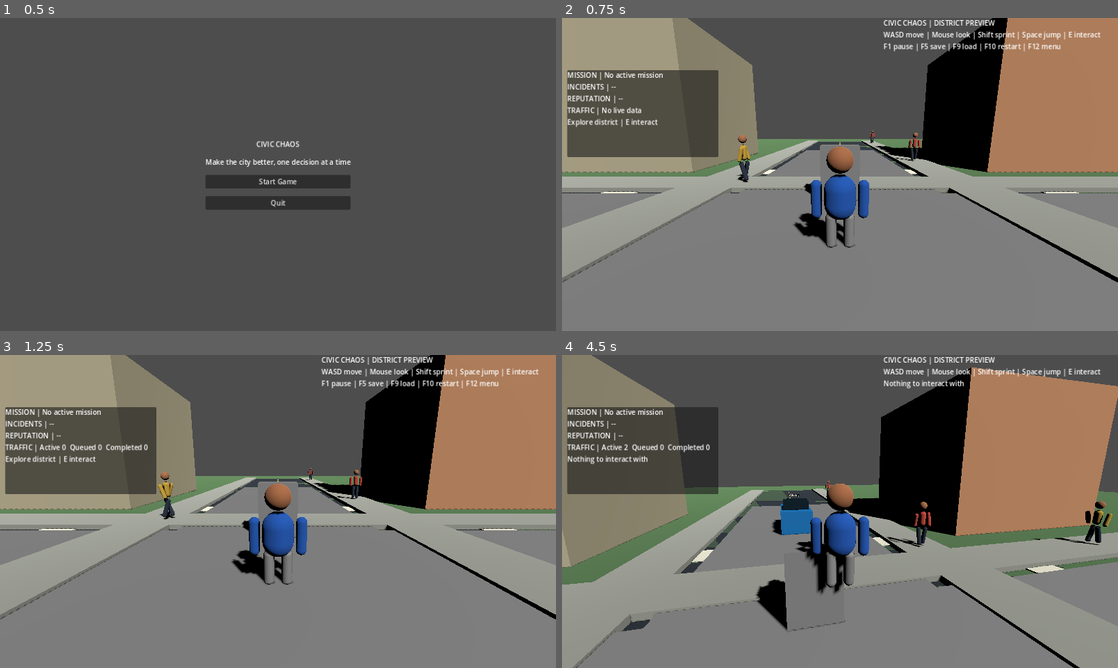
Above: before the commit, frames 1-4 (two rows, left to right).
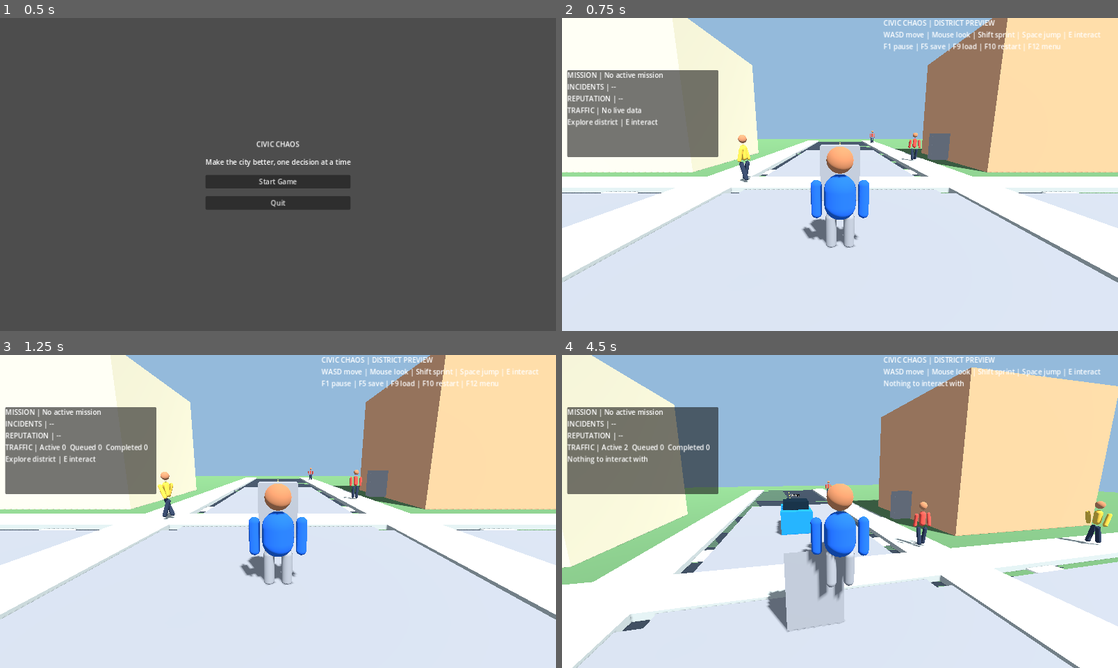
Above: after the commit, the same moments.

Repository: gauravprajapat-23/civic-chaos
Game: Godot game, scene res://scenes/core/menu.tscn
The game is run twice, just before and just after one commit, with the same random seed, the same clock (stepped at 60 frames per second) and the same inputs.
Inputs (mouse positions are in pixels of both pictures, inside the frame that each line leads up to):
- Up to frame 1 (0.5 s): no input
- Up to frame 2 (0.75 s): click "Start Game" at 0.5 s
- Up to frame 3 (1.25 s): no input
- Up to frame 4 (4.5 s): tap Enter at 1.25 s; move the mouse to (867, 511) at 1.27 s; hold E (interact) 1.28-2.03 s; hold W (move_forward) from 1.28 s (still down); tap Space (jump) at 1.52, 2.27, 3.77 s; move the mouse to (812, 511) at 2.02 s; tap Shift (sprint) at 2.1, 3.6 s; move the mouse to (851, 505) at 2.77 s; hold E (interact) 2.78-3.53 s; move the mouse to (834, 517) at 3.52 s; move the mouse to (878, 514) at 4.27 s; hold E (interact) from 4.28 s (still down)

Frame 1 is identical in both runs. In frame 2, 100% of the frame differs, in the area x 0-100%, y 0-100%; in frame 3, 99%; in frame 4, 99%.

Commit message:
fix(visual): replace harsh shadows with ambient daylight and sky background

Diff:
--- a/scenes/core/main.tscn
+++ b/scenes/core/main.tscn
@@ -19,12 +19,25 @@
 albedo_color = Color(0.33, 0.47, 0.30, 1)
 roughness = 1.0
 
+[sub_resource type="Environment" id="DistrictEnvironment"]
+background_mode = 1
+background_color = Color(0.58, 0.73, 0.86, 1)
+ambient_light_source = 2
+ambient_light_color = Color(0.78, 0.85, 0.96, 1)
+ambient_light_energy = 0.8
+reflected_light_source = 1
+
 [node name="Main" type="Node3D"]
 process_mode = 3
 script = ExtResource("1_main")
 
 [node name="DirectionalLight3D" type="DirectionalLight3D" parent="."]
-rotation_degrees = Vector3(-45, 30, 0)
+rotation_degrees = Vector3(-55, 25, 0)
+light_energy = 0.85
+shadow_enabled = false
+
+[node name="WorldEnvironment" type="WorldEnvironment" parent="."]
+environment = SubResource("DistrictEnvironment")
 
 [node name="Ground" type="StaticBody3D" parent="."]
 position = Vector3(0, -0.5, 0)
Not shown: 1 places in scenes/core/main.tscn that only renumber resources
